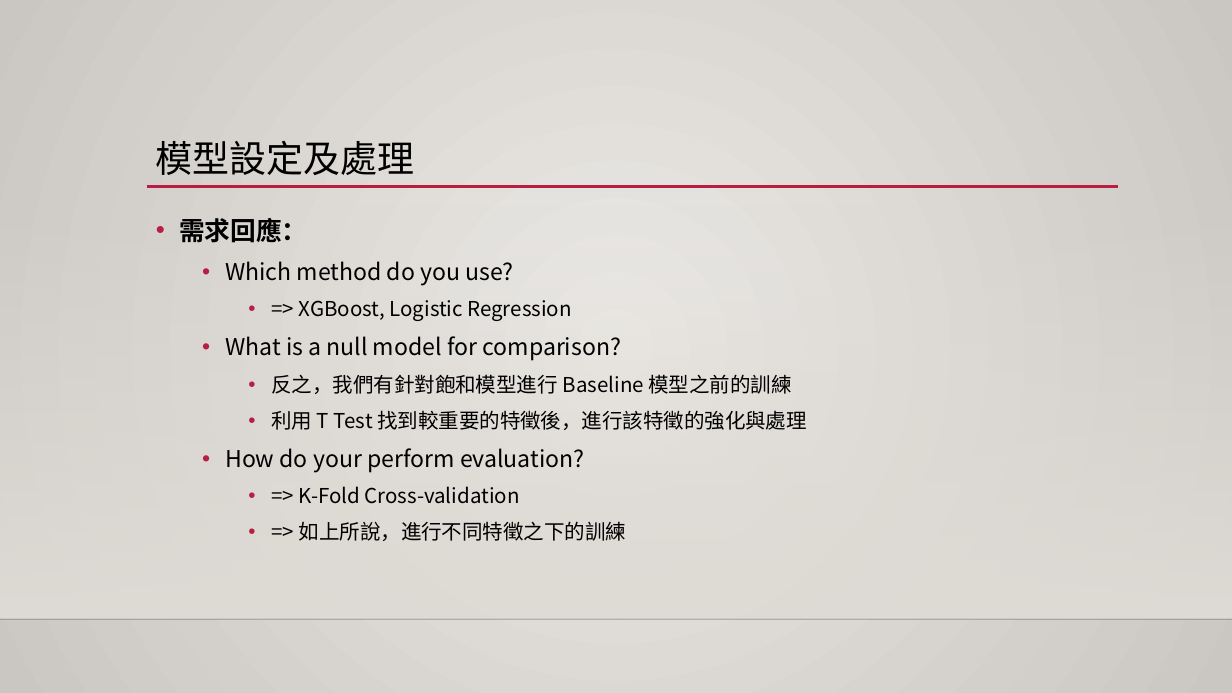
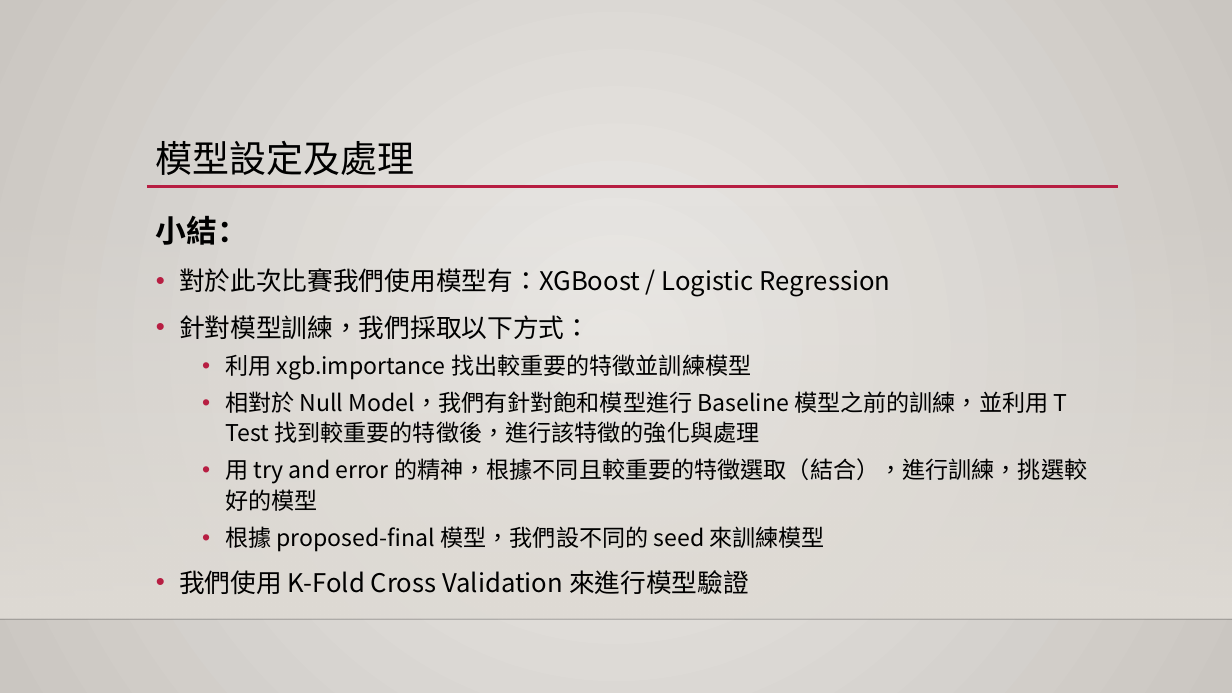
Before and after one commit to 1082-datascience/finalproject-finalproject-1082ds_group3, a slide deck: slide 33 of docs/1082_datascience_FP_3.pptx (slide 34 before the commit). Drawn at 1232x693 pixels with LibreOffice and Linux fonts; fonts in the diff are those of the drawing; background and template pictures are left out. Boxes give left, top, right and bottom in pixels: in the first picture for what was removed or moved away, otherwise in the second. Text is boxed around its words. In the diff, an @@ line names an element or a change of style, - is before the commit and + after.

```diff
--- a/docs/1082_datascience_FP_3.pptx
+++ b/docs/1082_datascience_FP_3.pptx
@@ text at <box>156,216,1087,594</box>: text changed; size 16 to 18 pt @@
-• 需求回應：
-  • Which method do you use?
-    • => XGBoost, Logistic Regression
-  • What is a null model for comparison?
-    • 反之，我們有針對飽和模型進行 Baseline 模型之前的訓練
-    • 利用 T Test 找到較重要的特徵後，進行該特徵的強化與處理
-  • How do your perform evaluation?
-    • => K-Fold Cross-validation
-    • => 如上所說，進行不同特徵之下的訓練
+小結：
+• 對於此次比賽我們使用模型有：XGBoost / Logistic Regression
+• 針對模型訓練，我們採取以下方式：
+  • 利用 xgb.importance 找出較重要的特徵並訓練模型
+  • 相對於 Null Model，我們有針對飽和模型進行 Baseline 模型之前的訓練，並利用 T Test 找到較重要的特徵後，進行該特徵的強化與處理
+  • 用 try and error 的精神，根據不同且較重要的特徵選取（結合），進行訓練，挑選較好的模型
+  • 根據 proposed-final 模型，我們設不同的 seed 來訓練模型
+• 我們使用 K-Fold Cross Validation 來進行模型驗證
```
Also in this commit, not shown: 1 other slide changed, 2 slides removed, 2 other files.
